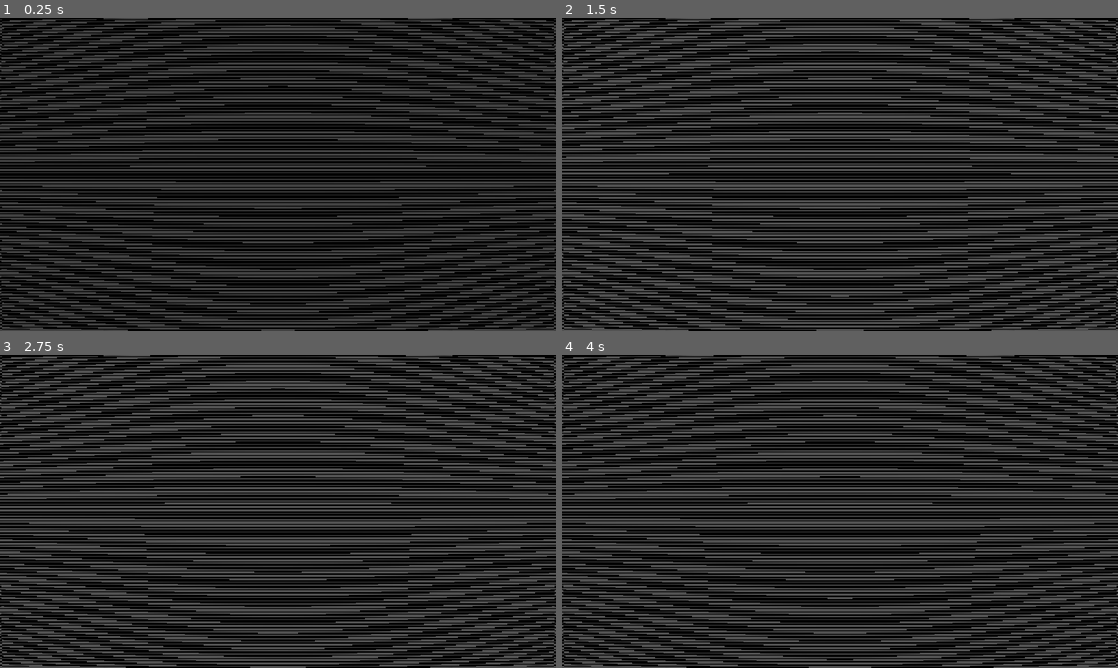
Above: before the commit, frames 1-4 (two rows, left to right).
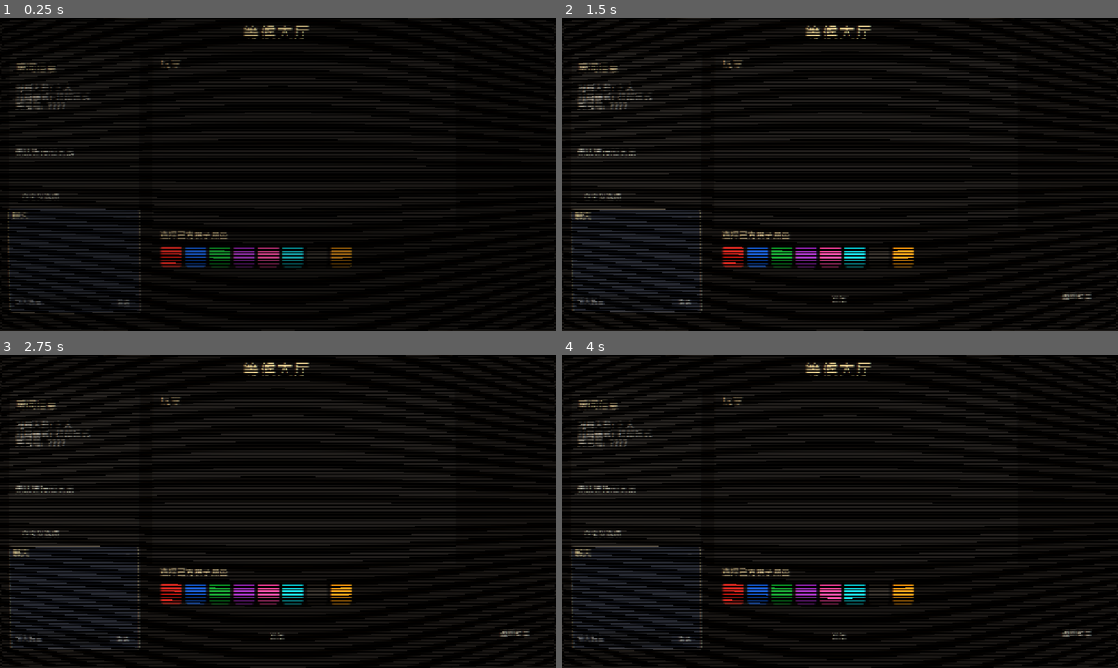
Above: after the commit, the same moments.

Repository: Lurongshika/ChessGame
Game: Godot game, scene res://scenes/lobby.tscn
Same seed, same stepped clock (60 frames per second), same inputs: the game is played once before the commit and once after it. This scene is started directly instead of the project's main scene.
Inputs (mouse positions are in pixels of both pictures, inside the frame that each line leads up to):
- Up to frame 1 (0.25 s): no input
- Up to frame 2 (1.5 s): click (734, 255) at 0.52 s; click (756, 255) at 1.27 s
- Up to frame 3 (2.75 s): click (222, 592) at 2.02 s
- Up to frame 4 (4 s): click (806, 592) at 2.77 s; click (828, 592) at 3.52 s

The runs differ from the first frame. In frame 1, 49% of the frame differs, in the area x 0-100%, y 0-100%; in frame 2, 50%; in frame 3, 50%; in frame 4, 50%.
Error before the commit: Parse Error: There is already a variable named "peer" declared in this scope. (res://scripts/lobby.gd:159)

Commit message:
修复 lobby.gd peer 变量重复声明导致的编译错误

Diff:
--- a/scripts/lobby.gd
+++ b/scripts/lobby.gd
@@ -153,7 +153,6 @@
 
 func _net_init() -> void:
 	if Global.net_role == "host":
-		var peer := ENetMultiplayerPeer.new()
 		var max_clients: int = (2 if Global.game_mode != "four" else 4) - 1
 		# 端口被占用时自动 +1 尝试其他端口(最多 20 次)
 		var peer := ENetMultiplayerPeer.new()
